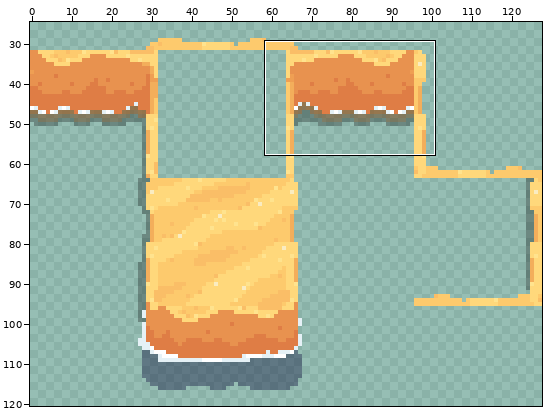
Pixel-art file -- main/overworld/overworld_map/beach/sand_sheet.aseprite. Above: a wide view before the commit, with the close-up outlined.
Close-up. As it was:
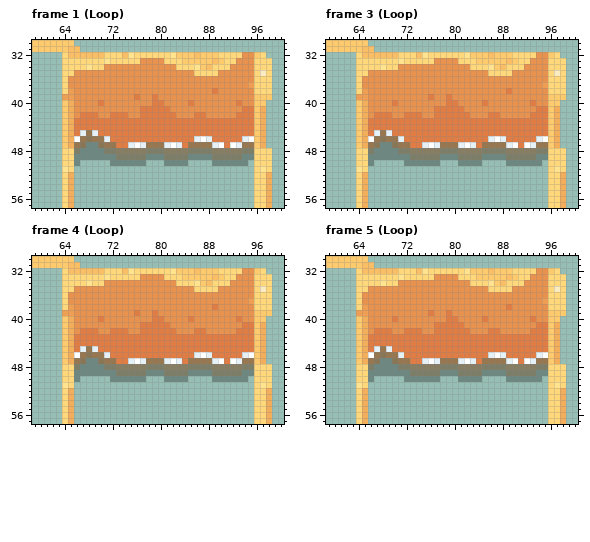
128x128 pixels, 8 frames. Colours within 5 levels of each other are drawn and written as one. Shown: frame 1 (Loop): x 59..100, y 30..57; frame 3 (Loop): x 59..100, y 30..57; frame 4 (Loop): x 59..100, y 30..57; frame 5 (Loop): x 59..100, y 30..57. The wide view leaves out empty margins. The commit also changed other frames or places, which this record leaves out.
After:
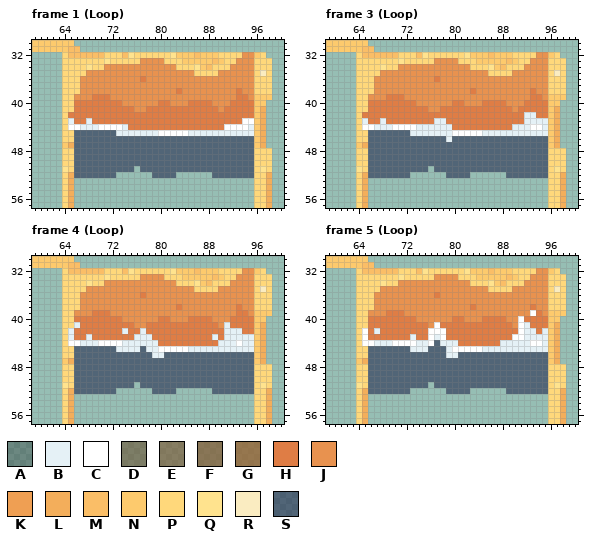
Palette (. is transparent): A #00000048  B #e5f1f6  C #ffffff  D #67442186  E #7a502996  F #83552bae  G #966333c8  H #df7d45  J #e8924f  K #ef9f53  L #f3ae5b  M #fabe67  N #fdca6d  P #ffd87b  Q #ffe38e  R #faecc1  S #10103d83
Change:
layer "shadow" opacity 51% added
layer "main" added
layer "rim" added
layer "Layer" removed
Changed rows in their new state; - is an unchanged pixel.
Frame 1 (Loop), layers "rim", "main", "shadow":
first column x 64:
35 --PP----------------------------
36 -PP----------H------------------
37 -PP----------------------------J
38 -PP----------------H-----J---H--
39 PP---HHH----J--J-------------HH-
40 PPHHHH-HHH-----J-H----HHH---H-HH
41 PPHHHHHHHHHH-J----HHHHHHHH-HHH--
42 PHH---HH---HH------HHH--HHHHH---
43 PB--B-------------------------CC
44 PCCBBBCCCCB----------------CCCCB
45 PPSSSSSSSBBBBBBBCCCCCBBBBBBBBBBB
46 PPSSSSSSSSSSSSSSSSSSSSSSSSSSSSSS
47 --SSSSSSSSSSSSSSSSSSSSSSSSSSSSSS
48 --SSSSSSSSSSSSSSSSSSSSSSSSSSSSSS
49 --SSSSSSSSSSSSSSSSSSSSSSSSSSSSSS
50 --SSSSSSSSSSSSSSSSSSSSSSSSSSSSSS
51 --SSSSSSSSSS-SSSSSSSSSSSSSSSSSSS
52 --SSSSSSS------SSSS------SSSSSSS
Frame 3 (Loop), layers "rim", "main", "shadow":
first column x 64:
35 --PP----------------------------
36 -PP----------H------------------
37 -PP----------------------------J
38 -PP----------------H-----J---H--
39 PP---HHH----J--J-------------HH-
40 PPHHHH-HHH-----J-H----HHH---H-HH
41 PPHHHHHHHHHH-J----HHHHHHHH-HHH--
42 PHH---HH---HH------HHH--HHHHBB--
43 PB--B--------BB-------------BBBB
44 PCCBBBCCCCBBBBBB----------BBBCCB
45 PPSSSSSSSBBBBBBBCCCCCBBBBBBBBBBB
46 PPSSSSSSSSSSSSSBSSSSSSSSSSSSSSSS
47 --SSSSSSSSSSSSSSSSSSSSSSSSSSSSSS
48 --SSSSSSSSSSSSSSSSSSSSSSSSSSSSSS
49 --SSSSSSSSSSSSSSSSSSSSSSSSSSSSSS
50 --SSSSSSSSSSSSSSSSSSSSSSSSSSSSSS
51 --SSSSSSSSSS-SSSSSSSSSSSSSSSSSSS
52 --SSSSSSS------SSSS------SSSSSSS
Frame 4 (Loop), layers "rim", "main", "shadow":
first column x 64:
35 --PP----------------------------
36 -PP----------H------------------
37 -PP----------------------------J
38 -PP----------------H-----J---H--
39 PP---HHH----J--J-------------HH-
40 PPHHHH-HHH-----J-H----HHH---H-HH
41 PPBHHHHHHHHH-J----HHHHHHHH-BHH--
42 PBH---HH--BHHB-----HHH--HHHBBB--
43 PB--B-------BBB----------B-BBBBB
44 PCCBBBCCCCBBBBBB----------BBBCBB
45 PPSSSSSSSBBBBSBBCCCCCBBBBBBBBBBB
46 PPSSSSSSSSSSSSSBBSSSSSSSSSSSSSSS
47 --SSSSSSSSSSSSSSSSSSSSSSSSSSSSSS
48 --SSSSSSSSSSSSSSSSSSSSSSSSSSSSSS
49 --SSSSSSSSSSSSSSSSSSSSSSSSSSSSSS
50 --SSSSSSSSSSSSSSSSSSSSSSSSSSSSSS
51 --SSSSSSSSSS-SSSSSSSSSSSSSSSSSSS
52 --SSSSSSS------SSSS------SSSSSSS
Frame 5 (Loop), layers "rim", "main", "shadow":
first column x 64:
35 --PP----------------------------
36 -PP----------H------------------
37 -PP----------------------------J
38 -PP----------------H-----J---H--
39 PP---HHH----J--J-------------CH-
40 PPHHHH-HHH-----J-H----HHH--CH-HH
41 PPHHHHHHHHHH-C----HHHHHHHH-CBH--
42 PCHB--HH---HCCC----HHH--HHHCBB-B
43 PC-------B--CBC-----------CCBBBB
44 PCCBBBCCCCBBCSBBB-------BBBBBCCB
45 PPSSSSSSSBBBSSSBCCCCCBBBBBBBBBBB
46 PPSSSSSSSSSSSSSBBSSSSSSSSSSSSSSS
47 --SSSSSSSSSSSSSSSSSSSSSSSSSSSSSS
48 --SSSSSSSSSSSSSSSSSSSSSSSSSSSSSS
49 --SSSSSSSSSSSSSSSSSSSSSSSSSSSSSS
50 --SSSSSSSSSSSSSSSSSSSSSSSSSSSSSS
51 --SSSSSSSSSS-SSSSSSSSSSSSSSSSSSS
52 --SSSSSSS------SSSS------SSSSSSS
